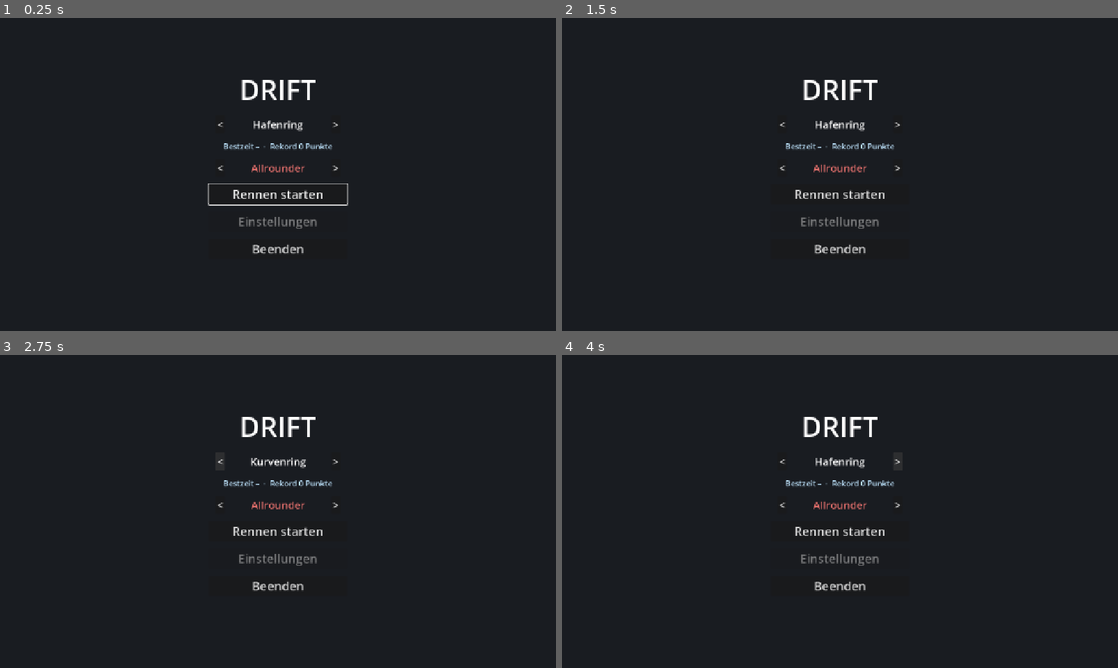
Above: before the commit, frames 1-4 (two rows, left to right).
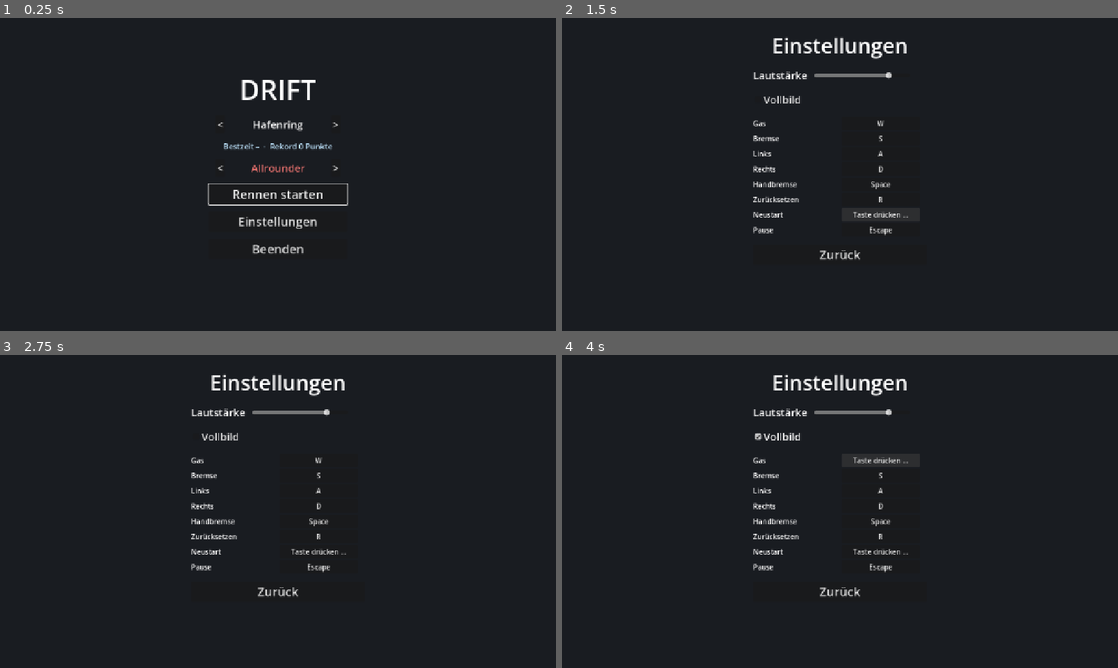
Above: after the commit, the same moments.

Repository: Mayo73/agenthub-backup
Game: Godot game, scene res://scenes/main_menu.tscn
The game is run twice, just before and just after one commit, with the same random seed, the same clock (stepped at 60 frames per second) and the same inputs.
Inputs (mouse positions are in pixels of both pictures, inside the frame that each line leads up to):
- Up to frame 1 (0.25 s): no input
- Up to frame 2 (1.5 s): click (840, 221) at 0.5 s, where only the run after the commit has a clickable "Einstellungen"; click (878, 215) at 1.25 s, where only the run after the commit has a clickable "Enter"
- Up to frame 3 (2.75 s): click (222, 461) at 2 s, where only the run before the commit has a clickable "<"
- Up to frame 4 (4 s): click (840, 436) at 2.75 s, where only the run after the commit has a clickable "Vollbild"; click (895, 461) at 3.5 s, where only the run before the commit has a clickable ">"

The runs differ from the first frame. In frame 1, 0.2% of the frame differs, in the area x 43-57%, y 63-68%; in frame 2, 3.4%; in frame 3, 3.4%; in frame 4, 3.5%, in the area x 34-63%, y 6-78%.

Commit message:
T-0051: Einstellungen-Knopf im Hauptmenü freischalten
Erstellt vom lokalen Agent (Modell qwen3.5:27b, Versuch 1 von 5).

Diff:
--- a/scenes/main_menu.tscn
+++ b/scenes/main_menu.tscn
@@ -98,7 +98,6 @@
 [node name="Settings" type="Button" parent="Buttons"]
 layout_mode = 2
 theme_override_font_sizes/font_size = 28
-disabled = true
 text = "Einstellungen"
 
 [node name="Quit" type="Button" parent="Buttons"]
--- a/scripts/main_menu.gd
+++ b/scripts/main_menu.gd
@@ -1,7 +1,9 @@
 extends Control
 
 const GAME_SCENE := "res://scenes/main.tscn"
+const SETTINGS_SCENE := "res://scenes/settings_menu.tscn"
 var highscore_path := HighscoreTable.DEFAULT_PATH
+var settings_path := UserSettings.DEFAULT_PATH
 
 @onready var start_button: Button = $Buttons/Start
 @onready var settings_button: Button = $Buttons/Settings
@@ -15,8 +17,10 @@
 @onready var car_next: Button = $Buttons/CarRow/CarNext
 
 func _ready() -> void:
+	UserSettings.load_from(settings_path).apply()
 	start_button.pressed.connect(start_game)
 	quit_button.pressed.connect(quit_game)
+	settings_button.pressed.connect(open_settings)
 	track_prev.pressed.connect(_on_track_prev)
 	track_next.pressed.connect(_on_track_next)
 	car_prev.pressed.connect(_on_car_prev)
@@ -30,6 +34,9 @@
 
 func quit_game() -> void:
 	get_tree().quit()
+
+func open_settings() -> void:
+	get_tree().change_scene_to_file(SETTINGS_SCENE)
 
 func update_track_label() -> void:
 	track_name.text = TrackCatalog.name_of(GameSettings.track_id)
--- a/tests/test_main_menu.gd
+++ b/tests/test_main_menu.gd
@@ -9,18 +9,23 @@
 func teardown() -> void:
 	GameSettings.car_id = CarCatalog.DEFAULT_ID
 	GameSettings.track_id = TrackCatalog.DEFAULT_ID
+	AudioServer.set_bus_volume_db(0, 0.0)
 	menu.free()
 	menu = null
 
 func test_knoepfe() -> void:
 	check_eq(menu.start_button.text, "Rennen starten", "Start-Knopf Text")
 	check_eq(menu.settings_button.text, "Einstellungen", "Settings-Knopf Text")
-	check(menu.settings_button.disabled, "Settings-Knopf ist ausgegraut")
+	check(not menu.settings_button.disabled, "Einstellungen-Knopf ist freigeschaltet")
 	check_eq(menu.quit_button.text, "Beenden", "Quit-Knopf Text")
 
 func test_knoepfe_verbunden() -> void:
 	check(menu.start_button.pressed.is_connected(menu.start_game), "Start-Knopf mit start_game verbunden")
 	check(menu.quit_button.pressed.is_connected(menu.quit_game), "Quit-Knopf mit quit_game verbunden")
+
+func test_einstellungen_verbunden() -> void:
+	check(menu.settings_button.pressed.is_connected(menu.open_settings), "Settings-Knopf mit open_settings verbunden")
+	check(ResourceLoader.exists(menu.SETTINGS_SCENE), "Einstellungen-Szene existiert")
 
 func test_rennszene_existiert() -> void:
 	check(ResourceLoader.exists(menu.GAME_SCENE), "Rennszene existiert")
